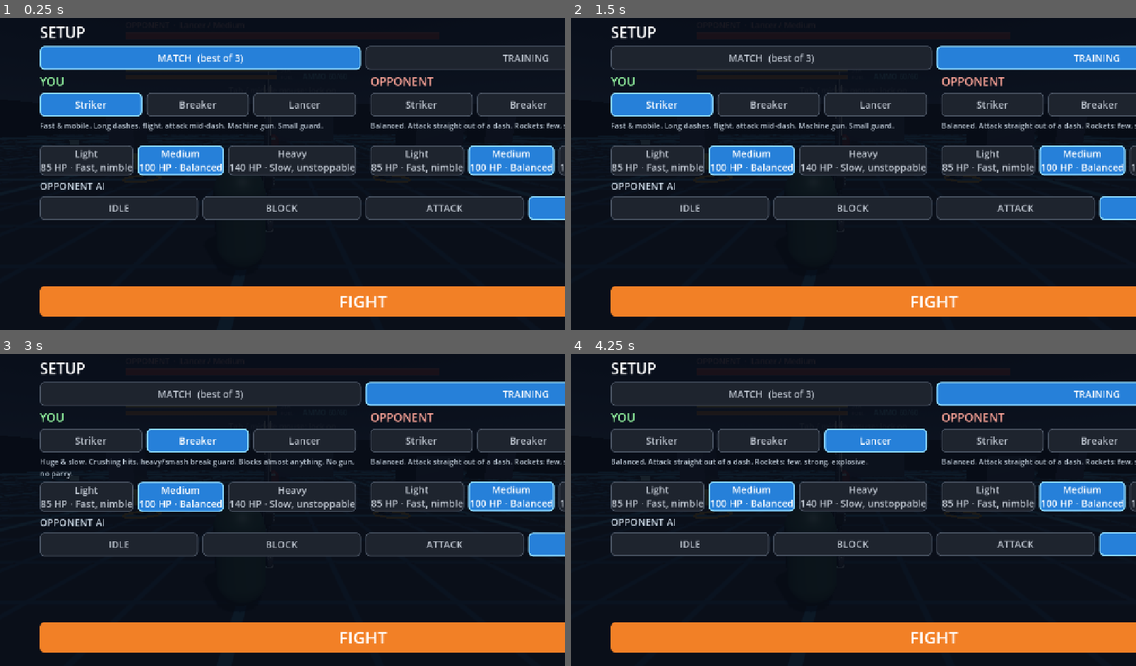
Above: before the commit, frames 1-4 (two rows, left to right).
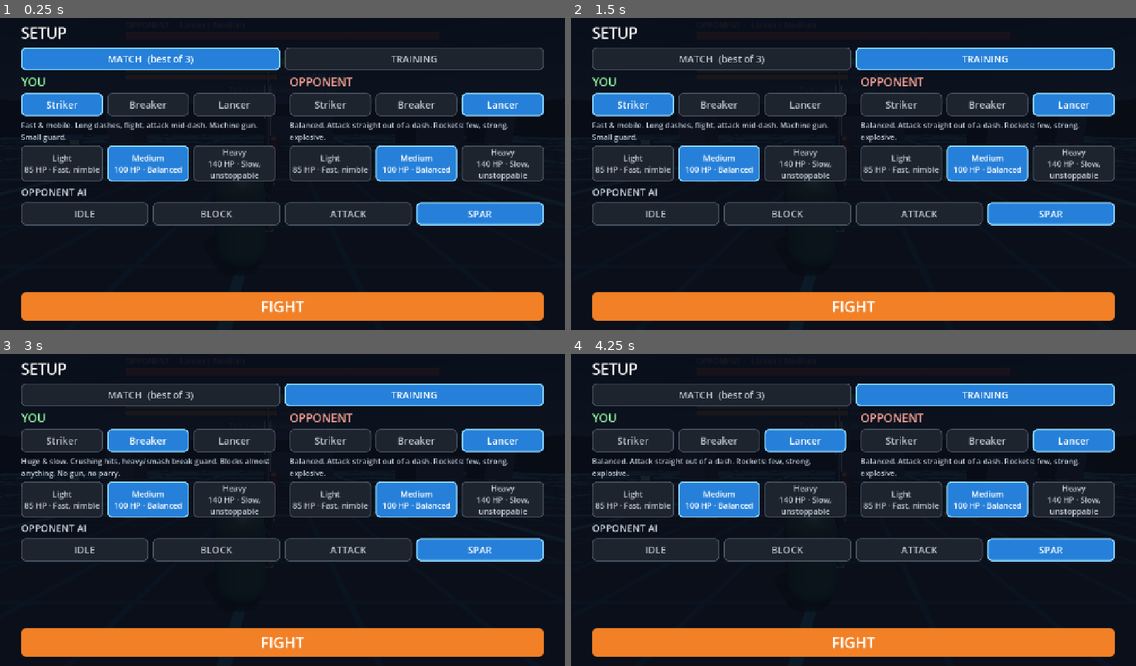
Above: after the commit, the same moments.

Repository: GrandNewStart/thrust_sword
Game: Godot game, scene res://scenes/main.tscn
Same seed, same stepped clock (60 frames per second), same inputs: the game is played once before the commit and once after it.
Inputs:
- Up to frame 1 (0.25 s): no input
- Up to frame 2 (1.5 s): click "MATCH (best of 3)" at 0.5 s; click "TRAINING" at 1.25 s
- Up to frame 3 (3 s): click "Striker" at 2 s; click "Breaker" at 2.75 s
- Up to frame 4 (4.25 s): click "Lancer" at 3.5 s

The runs differ from the first frame. In frame 1, 23% of the frame differs, in the area x 3-100%, y 2-98%; in frame 2, 23%; in frame 3, 23%; in frame 4, 24%.

Commit message:
Make the setup menu fit any window size
Buttons share row width and wrap text, the middle section scrolls on short
windows with FIGHT pinned at the bottom, and the menu rebuilds on resize.

Co-Authored-By: Claude Opus 5.5 <noreply@anthropic.com>

Diff:
--- a/scripts/ui/loadout_menu.gd
+++ b/scripts/ui/loadout_menu.gd
@@ -13,8 +13,12 @@
 var mode := SessionManager.Mode.MATCH
 
 var _desc_labels := {}  # side -> Label
-## Landscape screens show YOU and OPPONENT side by side with shorter buttons.
+## Wide windows show YOU and OPPONENT side by side; narrow ones stack them (and scroll).
 var _wide := false
+## Below this width (in UI units) the two sides stack.
+const WIDE_MIN_WIDTH := 1000.0
+## The menu never grows wider than this, so it stays readable on big screens.
+const MAX_WIDTH := 1200.0
 
 
 func _ready() -> void:
@@ -22,6 +26,13 @@
 	set_anchors_preset(Control.PRESET_FULL_RECT)
 	mouse_filter = Control.MOUSE_FILTER_STOP
 	visible = false
+	get_viewport().size_changed.connect(_on_resized)
+
+
+## Rebuild for the new window size; selections live in the vars above, so nothing is lost.
+func _on_resized() -> void:
+	if visible:
+		_build()
 
 
 func open() -> void:
@@ -38,23 +49,35 @@
 	bg.set_anchors_preset(Control.PRESET_FULL_RECT)
 	add_child(bg)
 
+	var screen := get_viewport_rect().size
+	_wide = screen.x >= WIDE_MIN_WIDTH
+	var gutter := clampf(screen.x * 0.04, 16.0, 48.0)
+	var side := int(maxf(gutter, (screen.x - MAX_WIDTH) * 0.5))
+	var vgap := int(clampf(screen.y * 0.03, 12.0, 32.0))
 	var margin := MarginContainer.new()
 	margin.set_anchors_preset(Control.PRESET_FULL_RECT)
-	var screen := get_viewport_rect().size
-	_wide = screen.x > screen.y
-	var max_w := 1100.0 if _wide else 760.0
-	var side := int(maxf(28.0, (screen.x - max_w) * 0.5))
 	margin.add_theme_constant_override("margin_left", side)
 	margin.add_theme_constant_override("margin_right", side)
-	margin.add_theme_constant_override("margin_top", int((20 if _wide else 40)))
-	margin.add_theme_constant_override("margin_bottom", int(30))
+	margin.add_theme_constant_override("margin_top", vgap)
+	margin.add_theme_constant_override("margin_bottom", vgap)
 	add_child(margin)
 
+	# Title on top, FIGHT pinned at the bottom, everything else scrolls if the window is short.
+	var outer := VBoxContainer.new()
+	outer.add_theme_constant_override("separation", 10)
+	margin.add_child(outer)
+	outer.add_child(_label("SETUP", 34, Color(1, 1, 1)))
+
+	var scroll := ScrollContainer.new()
+	scroll.size_flags_vertical = Control.SIZE_EXPAND_FILL
+	scroll.horizontal_scroll_mode = ScrollContainer.SCROLL_MODE_DISABLED
+	outer.add_child(scroll)
+
 	var col := VBoxContainer.new()
-	col.add_theme_constant_override("separation", 8 if _wide else 14)
-	margin.add_child(col)
-
-	col.add_child(_label("SETUP", 34, Color(1, 1, 1)))
+	col.size_flags_horizontal = Control.SIZE_EXPAND_FILL
+	col.add_theme_constant_override("separation", 8)
+	scroll.add_child(col)
+
 	col.add_child(_choice_row([SessionManager.Mode.MATCH, SessionManager.Mode.TRAINING],
 		["MATCH  (best of 3)", "TRAINING"], mode, func(v): mode = v))
 	if _wide:
@@ -79,14 +102,10 @@
 		ai_names.append(DummyBrain.mode_name(m))
 	col.add_child(_choice_row(ai_ids, ai_names, ai_mode, func(v): ai_mode = v))
 
-	var spacer := Control.new()
-	spacer.size_flags_vertical = Control.SIZE_EXPAND_FILL
-	col.add_child(spacer)
-
 	var fight := Button.new()
 	fight.text = "FIGHT"
-	fight.custom_minimum_size = Vector2(0, 70 if _wide else 110)
-	fight.add_theme_font_size_override("font_size", 38)
+	fight.custom_minimum_size = Vector2(0, clampf(screen.y * 0.09, 52.0, 80.0))
+	fight.add_theme_font_size_override("font_size", 34)
 	fight.focus_mode = Control.FOCUS_NONE
 	var solid := StyleBoxFlat.new()
 	solid.bg_color = Color(0.95, 0.5, 0.15)
@@ -99,7 +118,7 @@
 	fight.add_theme_color_override("font_color", Color.WHITE)
 	fight.add_theme_color_override("font_hover_color", Color.WHITE)
 	fight.pressed.connect(_confirm)
-	col.add_child(fight)
+	outer.add_child(fight)
 
 
 func _side(col: VBoxContainer, side: StringName, title: String, color: Color) -> void:
@@ -112,7 +131,7 @@
 
 	var desc := _label(SwordDef.by_id(current_sword).description, 17, Color(0.75, 0.8, 0.85))
 	desc.autowrap_mode = TextServer.AUTOWRAP_WORD_SMART
-	desc.custom_minimum_size = Vector2(0, 50)
+	desc.custom_minimum_size = Vector2(0, 46)
 	col.add_child(desc)
 	_desc_labels[side] = desc
 
@@ -121,7 +140,7 @@
 		var a := ArmorDef.by_id(id)
 		armor_names.append("%s\n%d HP · %s" % [a.display_name, a.max_health, a.tagline])
 	var current_armor: StringName = player_armor if side == &"player" else opponent_armor
-	col.add_child(_choice_row(ArmorDef.IDS, armor_names, current_armor, func(v): _set_armor(side, v)))
+	col.add_child(_choice_row(ArmorDef.IDS, armor_names, current_armor, func(v): _set_armor(side, v), 18))
 
 
 func _set_sword(side: StringName, id: StringName) -> void:
@@ -139,7 +158,9 @@
 		opponent_armor = id
 
 
-func _choice_row(ids: Array, names: Array, current: Variant, on_pick: Callable) -> HBoxContainer:
+## Buttons share the row width and wrap their text, so a row never forces the menu wider
+## than the window.
+func _choice_row(ids: Array, names: Array, current: Variant, on_pick: Callable, font_size := 22) -> HBoxContainer:
 	var row := HBoxContainer.new()
 	row.add_theme_constant_override("separation", 10)
 	var group := ButtonGroup.new()
@@ -150,9 +171,10 @@
 		b.button_group = group
 		b.button_pressed = ids[i] == current
 		b.focus_mode = Control.FOCUS_NONE
-		b.custom_minimum_size = Vector2(0, 54 if _wide else 76)
+		b.custom_minimum_size = Vector2(0, 52)
 		b.size_flags_horizontal = Control.SIZE_EXPAND_FILL
-		b.add_theme_font_size_override("font_size", 22)
+		b.autowrap_mode = TextServer.AUTOWRAP_WORD_SMART
+		b.add_theme_font_size_override("font_size", font_size)
 		_style_choice(b)
 		var id = ids[i]
 		b.pressed.connect(func(): on_pick.call(id))
